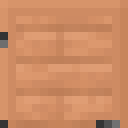
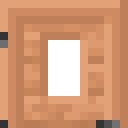
Layer changes from the first 128 x 128 image to the second:
renamed "acacia_door_top.png" to "maple_planks.png", painted on it over bbox(0, 0, 128, 128)
removed layer "Pasted Layer" over bbox(0, 0, 128, 128)
